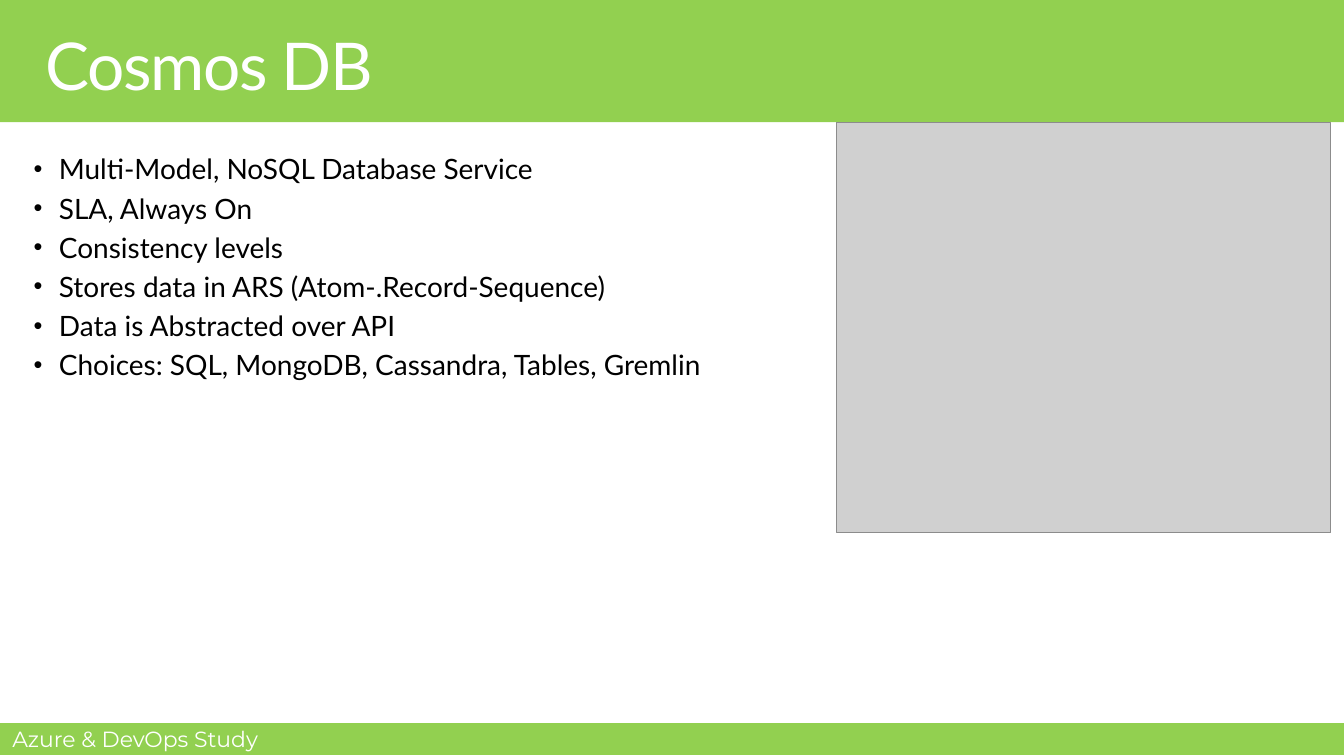
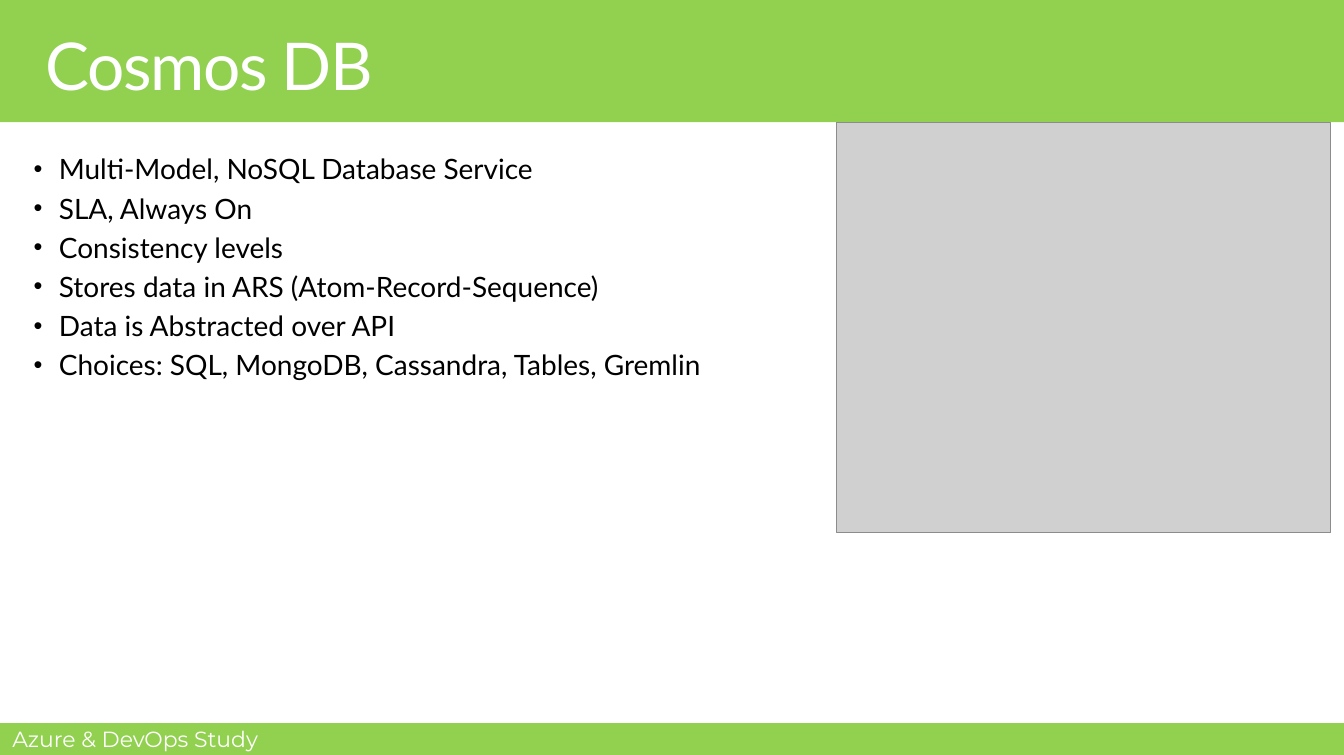
Before and after one commit to MohamedRadwan-DevOps/Azure-DevOps-Study-Group, a slide deck: slide 6 of AZ-900/Module-1/M1-L8-Overview of Azure Database and Analytics Services.pptx (slide 5 before the commit). Drawn at 1344x755 pixels with LibreOffice and Linux fonts; fonts in the diff are those of the drawing; grey boxes stand for pictures; background and template pictures are left out. Boxes give left, top, right and bottom in pixels: in the first picture for what was removed or moved away, otherwise in the second. Text is boxed around its words. In the diff, an @@ line names an element or a change of style, - is before the commit and + after.

```diff
--- a/AZ-900/Module-1/M1-L8-Overview of Azure Database and Analytics Services.pptx
+++ b/AZ-900/Module-1/M1-L8-Overview of Azure Database and Analytics Services.pptx
@@ text at (59, 275, 598, 302): text changed @@
-• Stores data in ARS (Atom-.Record-Sequence)
+• Stores data in ARS (Atom-Record-Sequence)
```
Also in this commit, not shown: 7 other slides changed, 4 slides added.
